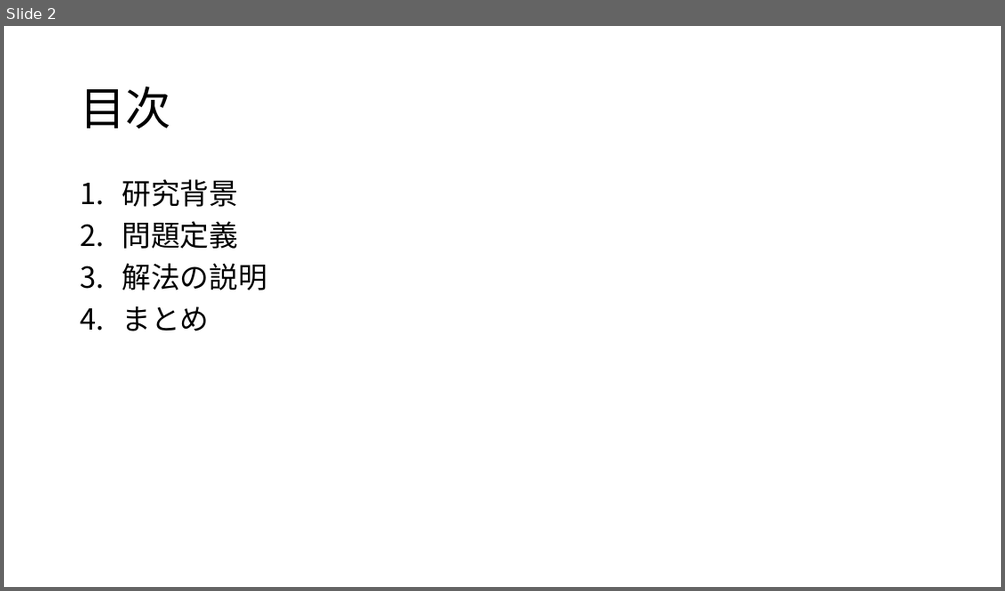
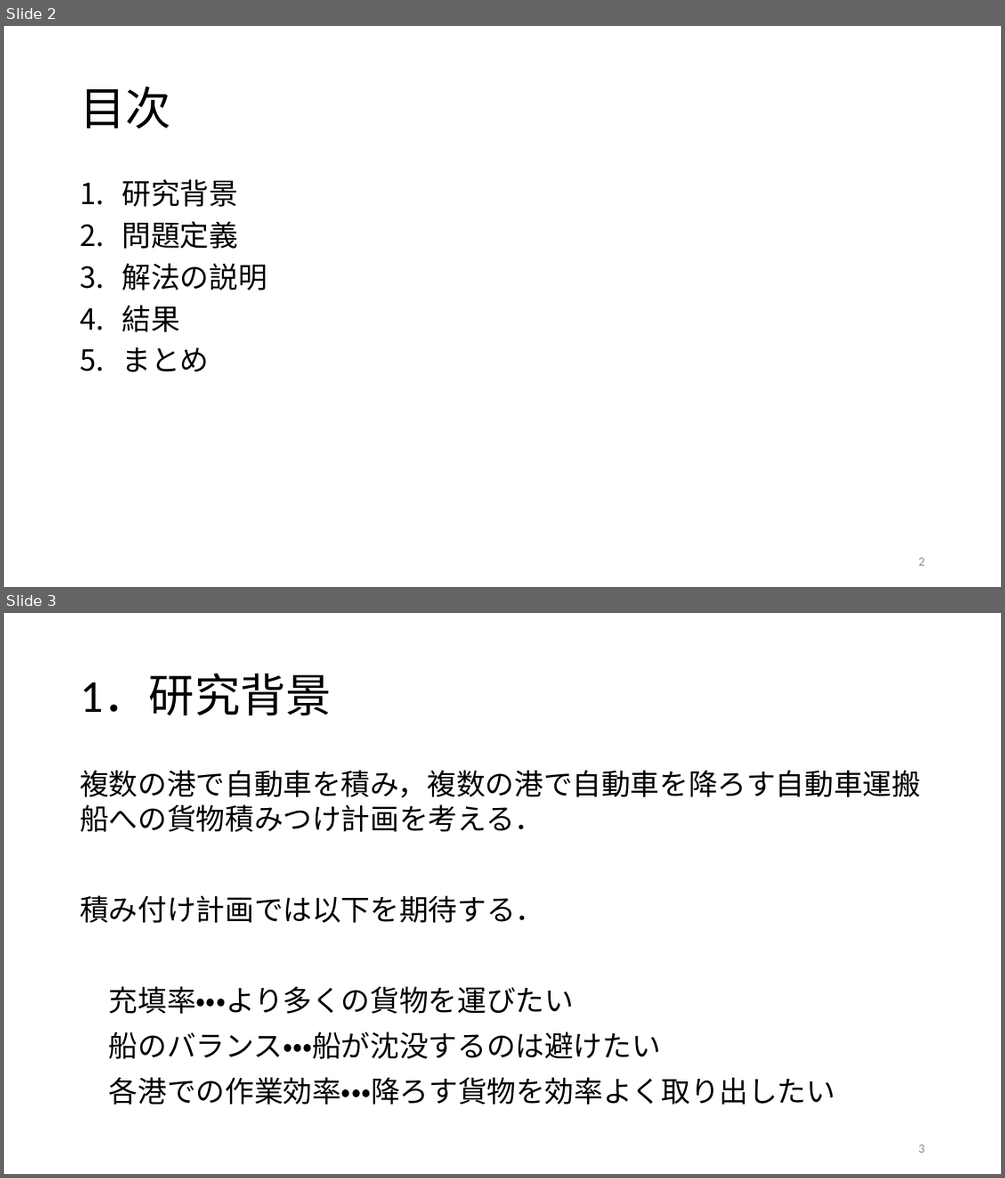
Before and after one commit to r-kurosu/kline, a slide deck: 卒論発表スライド.pptx. Shown one above the other, each under a label of ours: slide 2 before the commit, slides 2 and 3 after it. The pictures are 1005x591 and 1005x1178 pixels, drawn with LibreOffice and Linux fonts; fonts in the diff are those of the drawing. Boxes give left, top, right and bottom in pixels: in the first picture for what was removed or moved away, otherwise in the second. Text is boxed around its words. In the diff, an @@ line names an element or a change of style, - is before the commit and + after.

```diff
--- a/卒論発表スライド.pptx
+++ b/卒論発表スライド.pptx
@@ slide 3 added at box(4, 613, 1001, 1174), background #FFFFFF @@
@@ title added at box(80, 674, 332, 715), 44 pt, text #000000 @@
+1．研究背景
@@ text added at box(80, 770, 921, 1104), 28 pt, text #000000 @@
+複数の港で自動車を積み，複数の港で自動車を降ろす自動車運搬船への貨物積みつけ計画を考える．
+積み付け計画では以下を期待する．
+充填率・・・より多くの貨物を運びたい
+船のバランス・・・船が沈没するのは避けたい
+各港での作業効率・・・降ろす貨物を効率よく取り出したい
@@ page number added at box(918, 1144, 924, 1152), 12 pt, text #8C8C8C @@
+3
@@ slide 2 changed as well @@
@@ text at box(122, 305, 180, 332): paragraph added @@
+4. 結果
@@ page number added at box(918, 557, 924, 565), 12 pt, text #8C8C8C @@
+2
```
Also in this commit, not shown: 1 other slide changed, 23 other slides added, 36 other files.
